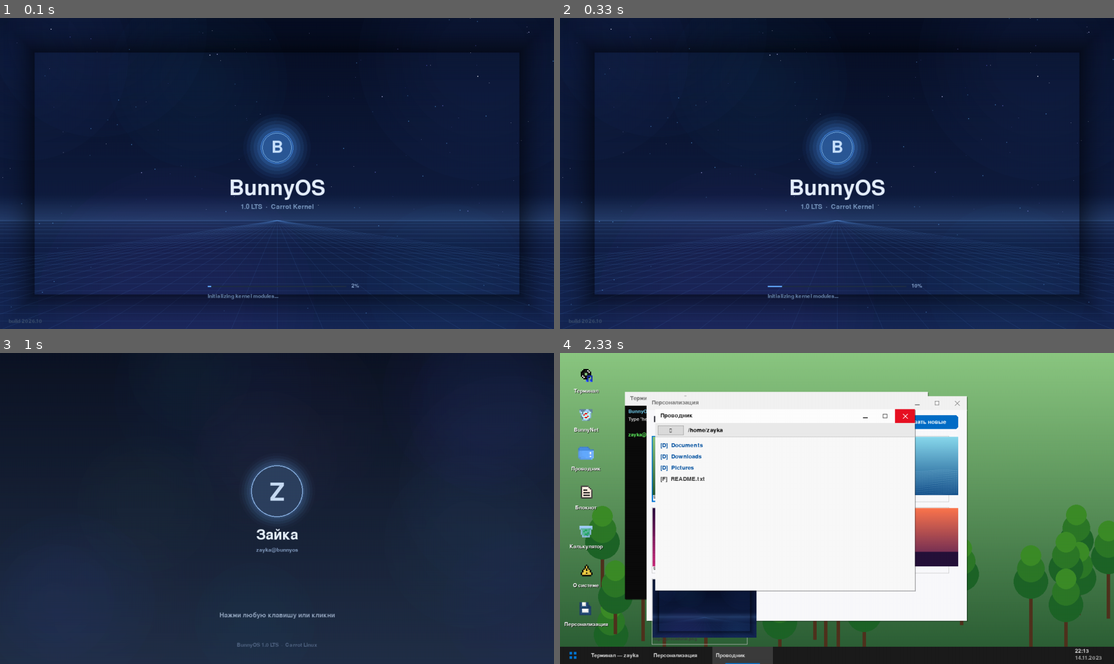
Above: before the commit, frames 1-4 (two rows, left to right).
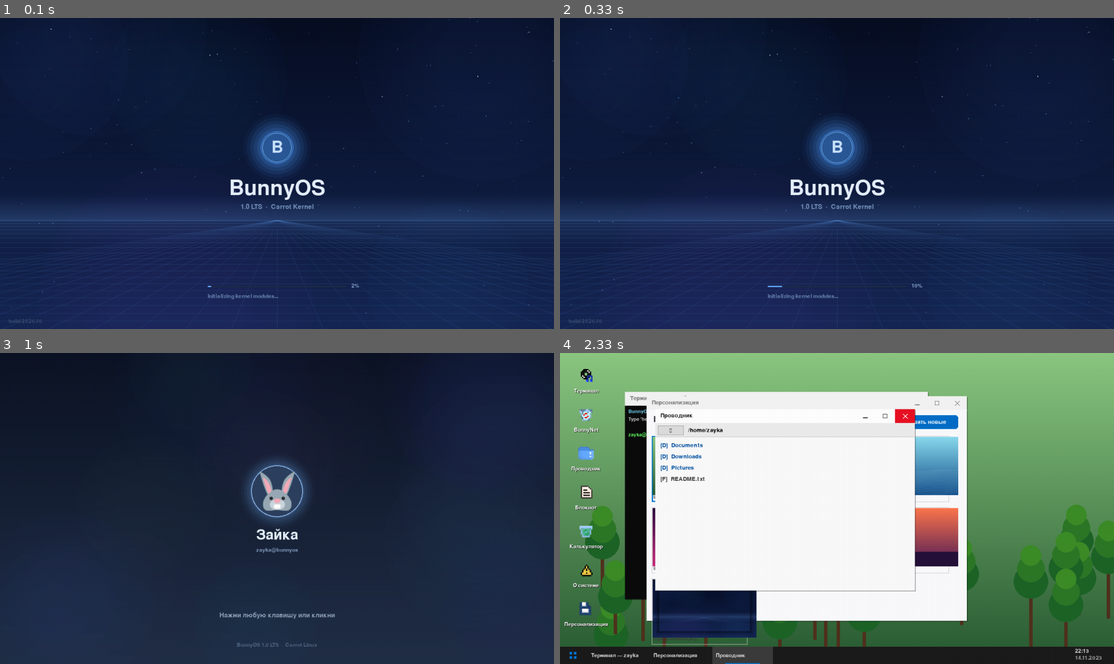
Above: after the commit, the same moments.

Repository: Folombas/PyGame2026
Game: pygame game, started from BunnyOS/main.py
The game is run twice, just before and just after one commit, with the same random seed, the same clock (stepped at 60 frames per second) and the same inputs.
Inputs (mouse positions are in pixels of both pictures, inside the frame that each line leads up to):
- Up to frame 1 (0.1 s): no input
- Up to frame 2 (0.33 s): no input
- Up to frame 3 (1 s): tap Esc at 0.88 s
- Up to frame 4 (2.33 s): hold Up 1.22-1.68 s; click (587, 608) at 1.82 s; click (587, 452) at 2.15 s

The runs differ from the first frame. In frame 1, 3.6% of the frame differs, in the area x 4-96%, y 8-93%; in frame 2, 3.6%; in frame 3, 0.5%; in frame 4, nothing differs.

Commit message:
BunnyOS: remove vignette (double lines), replace Z monogram with bunny logo

Diff:
--- a/BunnyOS/boot_style.py
+++ b/BunnyOS/boot_style.py
@@ -150,6 +150,18 @@
         self._bg_cache = None
         self.password = ""
         self.show_hint = False
+        # Логотип (заяц)
+        self.logo = None
+        try:
+            import os
+            logo_path = "assets/logos/bunny_logo.png"
+            if os.path.exists(logo_path):
+                img = pygame.image.load(logo_path).convert_alpha()
+                # Увеличиваем до 90×90
+                self.logo = pygame.transform.smoothscale(img, (90, 90))
+                print("[login] ✓ логотип загружен")
+        except Exception as e:
+            print(f"[login] ⚠ логотип не загружен: {e}")
 
     def _make_bg(self):
         """Размытый тёмный фон — как заблюренный рабочий стол."""
@@ -198,7 +210,7 @@
 
         cx, cy = WIDTH // 2, HEIGHT // 2 - 40
 
-        # Аватар — круг с монограммой "Z"
+        # Аватар — круг с логотипом
         r = 60
         # Свечение
         for i in range(5):
@@ -211,10 +223,14 @@
         pygame.draw.circle(scr, (45, 65, 95), (cx, cy), r)
         pygame.draw.circle(scr, (140, 180, 230), (cx, cy), r, 2)
 
-        # Монограмма
-        mono = pygame.font.Font(None, 84)
-        mt = mono.render("Z", True, (200, 220, 245))
-        scr.blit(mt, (cx - mt.get_width() // 2, cy - mt.get_height() // 2 + 4))
+        # Логотип (заяц) или fallback — монограмма Z
+        if self.logo:
+            scr.blit(self.logo, (cx - self.logo.get_width() // 2,
+                                  cy - self.logo.get_height() // 2))
+        else:
+            mono = pygame.font.Font(None, 84)
+            mt = mono.render("Z", True, (200, 220, 245))
+            scr.blit(mt, (cx - mt.get_width() // 2, cy - mt.get_height() // 2 + 4))
 
         # Имя
         name = self.font_name.render("Зайка", True, (230, 240, 250))
--- a/BunnyOS/login_wallpaper.py
+++ b/BunnyOS/login_wallpaper.py
@@ -82,13 +82,7 @@
         star.fill((a, a, 255, a))
         surf.blit(star, (x, y))
 
-    # === 6. Виньетка (тёмные края) ===
-    vignette = pygame.Surface((WIDTH, HEIGHT), pygame.SRCALPHA)
-    for i in range(80):
-        a = int(120 * (i / 80) ** 2)
-        pygame.draw.rect(vignette, (0, 0, 0, a),
-                         (i, i, WIDTH - i * 2, HEIGHT - i * 2), 1)
-    surf.blit(vignette, (0, 0))
+    # Виньетка убрана по просьбе — она давала «двойные линии» по краям
 
     return surf
 
Binary file added: BunnyOS/assets/logos/bunny_logo.png
